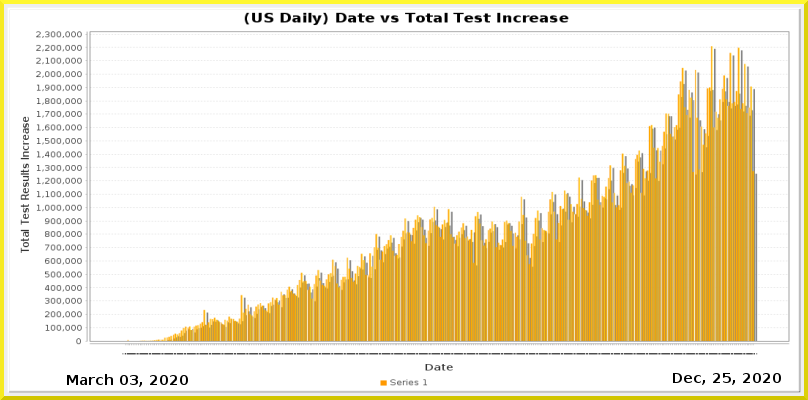
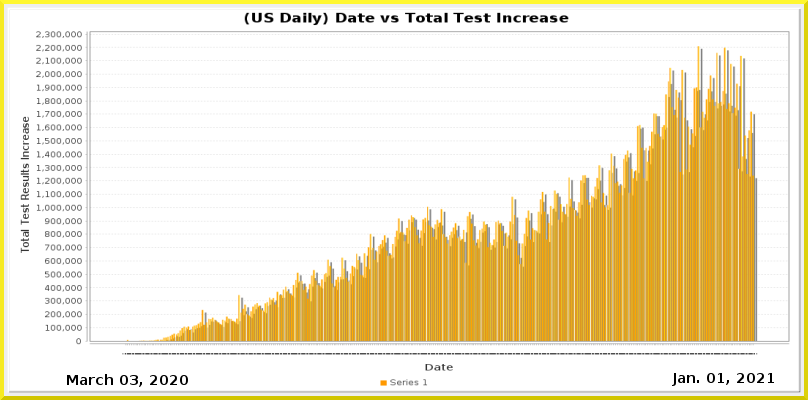
Before/after of a 808×400 layered artwork. What changed in the layer stack:
painted on "Current Date" over [672, 373, 781, 386]
painted on "Date_vs_TestIncrease.png" over [126, 46, 758, 355]
